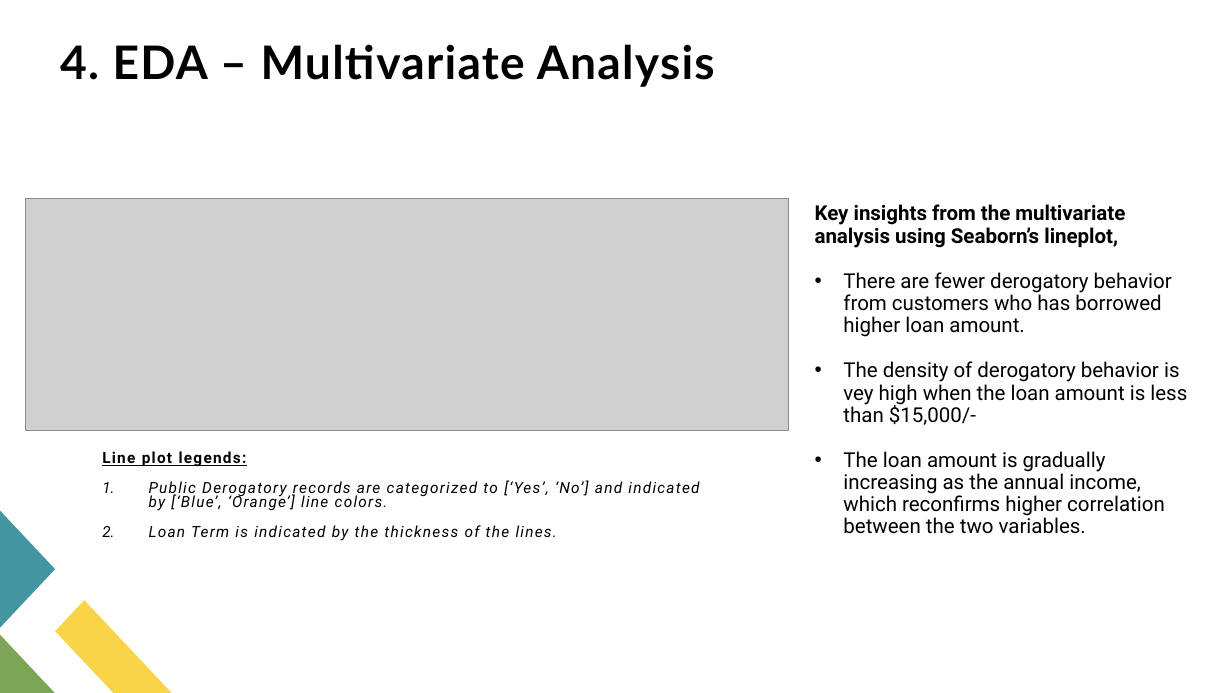
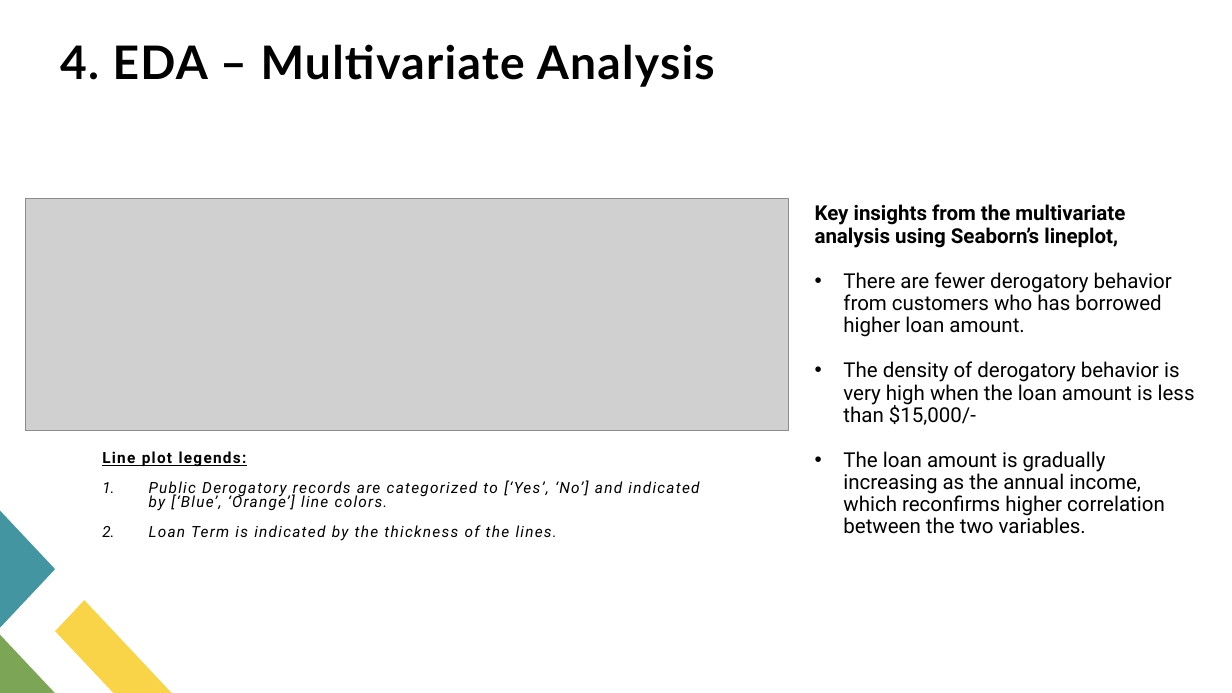
Before and after one commit to uvarajthulasiram/LendingClubCaseStudy, a slide deck: slide 13 of UvarajThulasiram.pptx. Drawn at 1232x693 pixels with LibreOffice and Linux fonts; fonts in the diff are those of the drawing; grey boxes stand for pictures. Boxes give left, top, right and bottom in pixels: in the first picture for what was removed or moved away, otherwise in the second. Text is boxed around its words. In the diff, an @@ line names an element or a change of style, - is before the commit and + after.

```diff
--- a/UvarajThulasiram.pptx
+++ b/UvarajThulasiram.pptx
@@ text at bbox=[843, 361, 1195, 425]: text changed @@
-• The density of derogatory behavior is vey high when the loan amount is less than $15,000/-
+• The density of derogatory behavior is very high when the loan amount is less than $15,000/-
```
Also in this commit, not shown: 4 other slides changed, 1 slide added, 2 other files.
